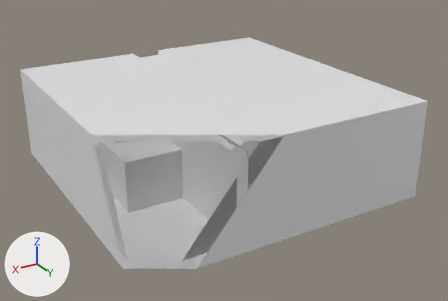
The Blender file Assets/Resuorce/Models.blend: old version first, new version second.
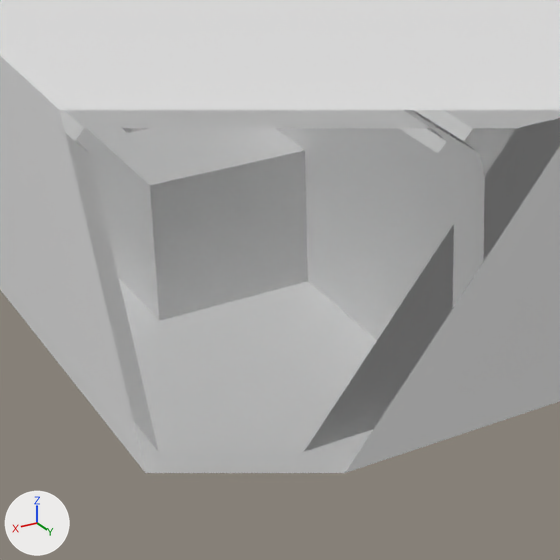
Each version appears first whole from a camera (50 mm lens) standing at (47.9, 101.3, 38.0) and looking at (-3.8, 15.3, -5.0), and next in a close-up on the part from 15% to 62% of the width and 31% to 100% of the height. The lights are fixed; the arrows at lower left show +X, +Y and +Z. Everything nearer to the camera than a plane just in front of the edit is cut away.

The first close-up shows 'Игра', 'Контейнер Картриджей'.
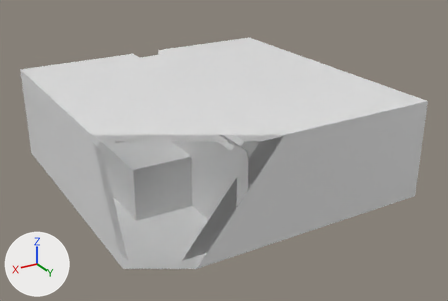
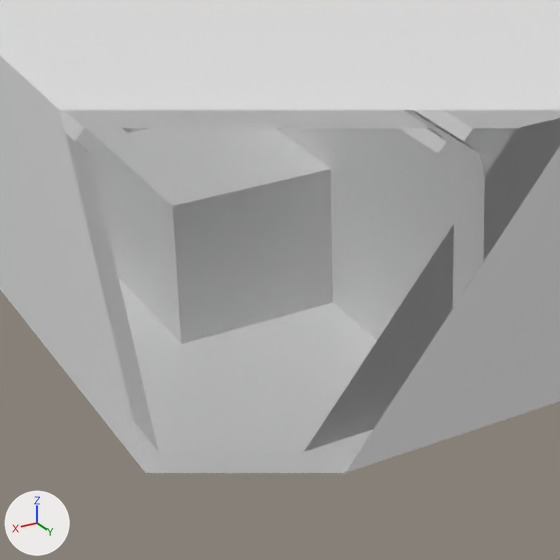
Changed parts and their boxes (x1, y1, x2, y2) in the close-ups (560 x 560 px):
'Игра', reshaped (12% taller): before (76, 128, 516, 321); after (76, 128, 516, 344)

The change in detail:
me_куб_006 has 1393 vertices, 1701 faces and spans x -18.0..18.1, y -22.4..24.1, z -8.9..13.7.
me_куб_006 is used by ob_игра; location (0.0, 0.0, 0.0).
me_куб_006 part 1: all 20 vertices in x -18.0..18.1, y 23.1..24.1, z -8.9..1.1 are moved by (0.0, 3.0, 0.0).
